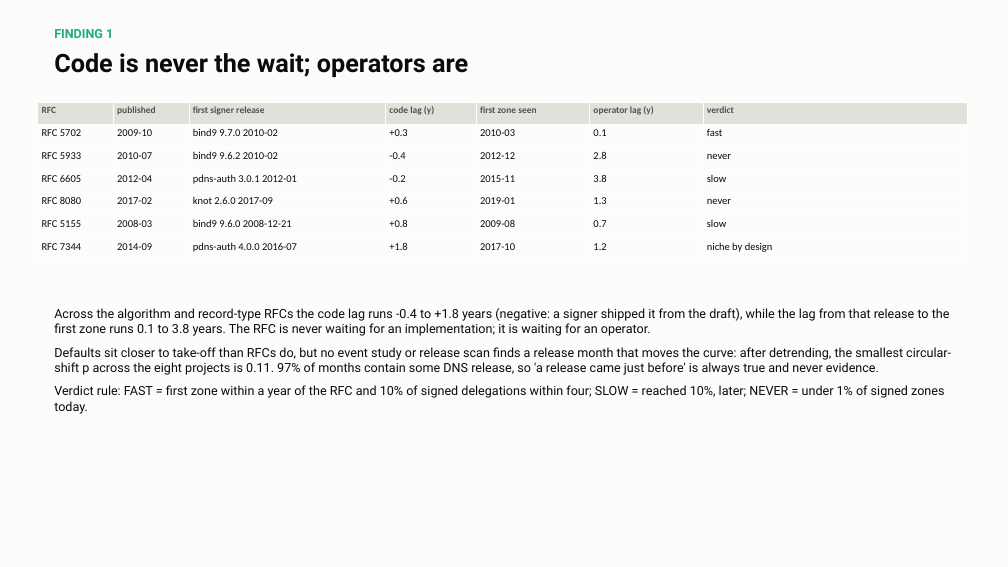
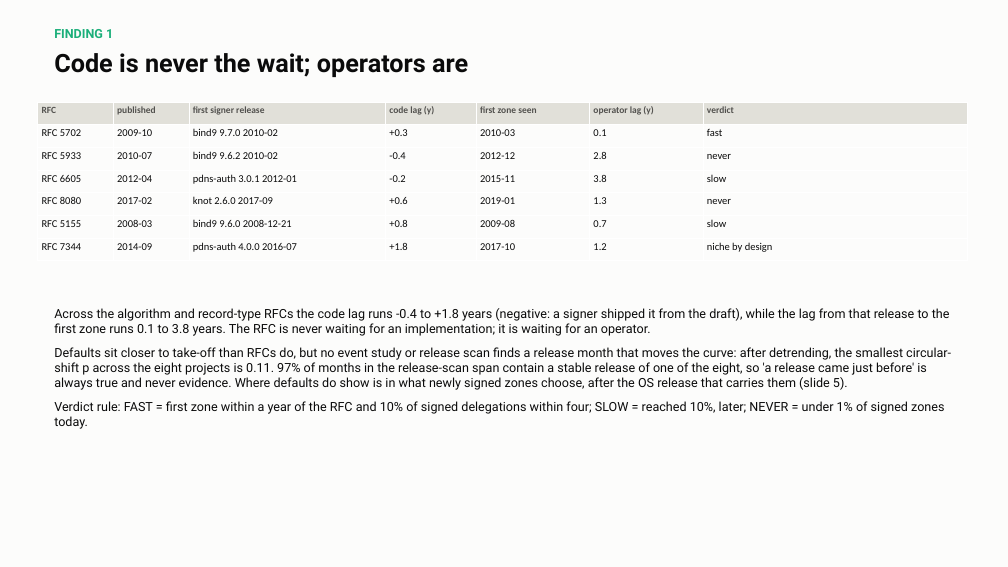
Before and after one commit to j776w781/rfc_adoption, a slide deck: slide 3 of out/analysis/dnssec_software_summary.pptx. Drawn at 1008x567 pixels with LibreOffice and Linux fonts; fonts in the diff are those of the drawing. Boxes give left, top, right and bottom in pixels: in the first picture for what was removed or moved away, otherwise in the second. Text is boxed around its words. In the diff, an @@ line names an element or a change of style, - is before the commit and + after.

```diff
--- a/out/analysis/dnssec_software_summary.pptx
+++ b/out/analysis/dnssec_software_summary.pptx
@@ text at box(54, 347, 951, 390): text changed @@
-Defaults sit closer to take-off than RFCs do, but no event study or release scan finds a release month that moves the curve: after detrending, the smallest circular-shift p across the eight projects is 0.11. 97% of months contain some DNS release, so 'a release came just before' is always true and never evidence.
+Defaults sit closer to take-off than RFCs do, but no event study or release scan finds a release month that moves the curve: after detrending, the smallest circular-shift p across the eight projects is 0.11. 97% of months in the release-scan span contain a stable release of one of the eight, so 'a release came just before' is always true and never evidence. Where defaults do show is in what newly signed zones choose, after the OS release that carries them (slide 5).
```
Also in this commit, not shown: 3 other slides changed, 2 other files.
